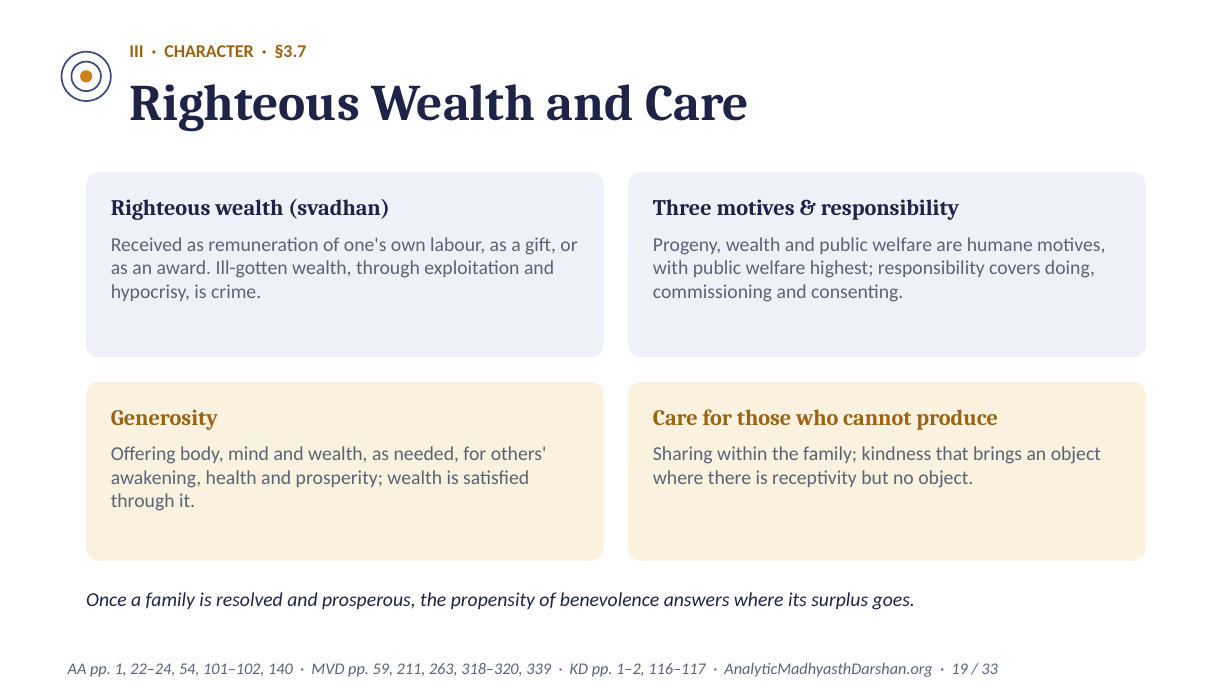
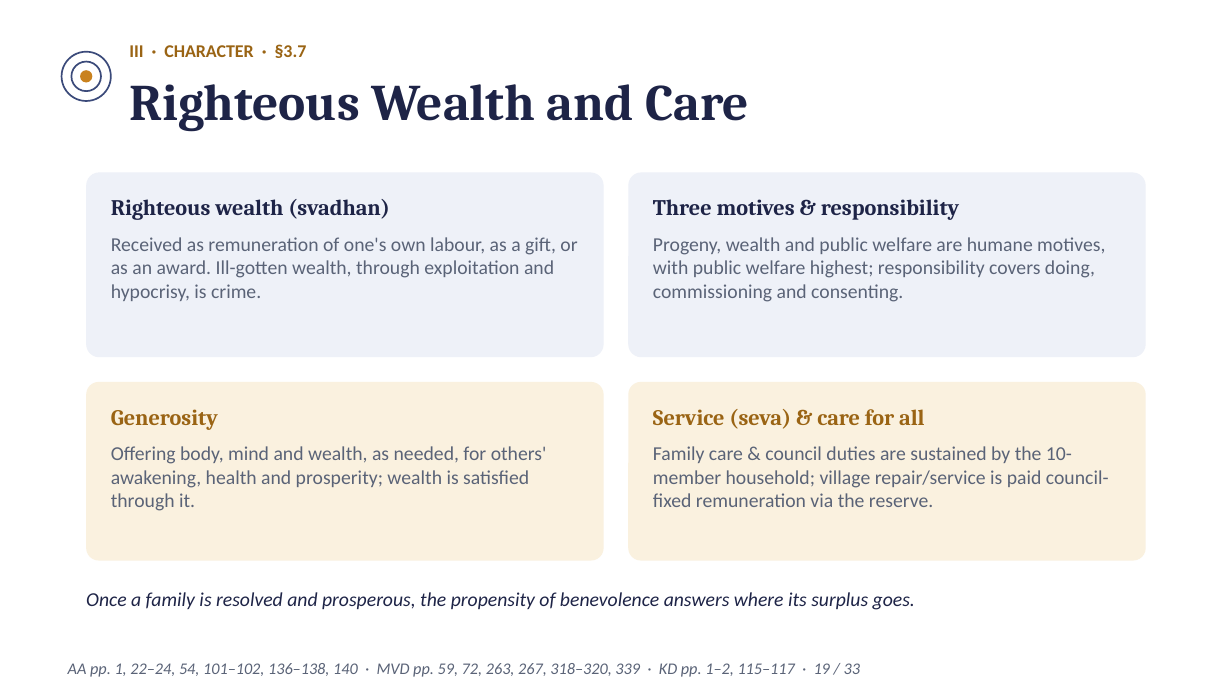
Before and after one commit to raghavamohan/AnalyticMadhyasthDarshan, a slide deck: slide 19 of Studies/Prosperity-Economics-And-Right-Use/Prosperity-Economics-And-Right-Use-Madhyasth-Darshan.pptx. Drawn at 1232x693 pixels with LibreOffice and Linux fonts; fonts in the diff are those of the drawing. Boxes give left, top, right and bottom in pixels: in the first picture for what was removed or moved away, otherwise in the second. Text is boxed around its words. In the diff, an @@ line names an element or a change of style, - is before the commit and + after.

Commit message:
Update Slides 19 and 22 in Prosperity-Economics-And-Right-Use presentation on service remuneration

```diff
--- a/Studies/Prosperity-Economics-And-Right-Use/Prosperity-Economics-And-Right-Use-Madhyasth-Darshan.pptx
+++ b/Studies/Prosperity-Economics-And-Right-Use/Prosperity-Economics-And-Right-Use-Madhyasth-Darshan.pptx
@@ text at box(653, 409, 924, 429): text changed @@
-Care for those who cannot produce
+Service (seva) & care for all
@@ text at box(653, 446, 1109, 507): text changed @@
-Sharing within the family; kindness that brings an object where there is receptivity but no object.
+Family care & council duties are sustained by the 10-member household; village repair/service is paid council-fixed remuneration via the reserve.
@@ text at box(68, 663, 860, 677): text changed @@
-AA pp. 1, 22–24, 54, 101–102, 140 · MVD pp. 59, 211, 263, 318–320, 339 · KD pp. 1–2, 116–117 · AnalyticMadhyasthDarshan.org · 19 / 33
+AA pp. 1, 22–24, 54, 101–102, 136–138, 140 · MVD pp. 59, 72, 263, 267, 318–320, 339 · KD pp. 1–2, 115–117 · 19 / 33
```
Also in this commit, not shown: 1 other slide changed, 1 other file.
